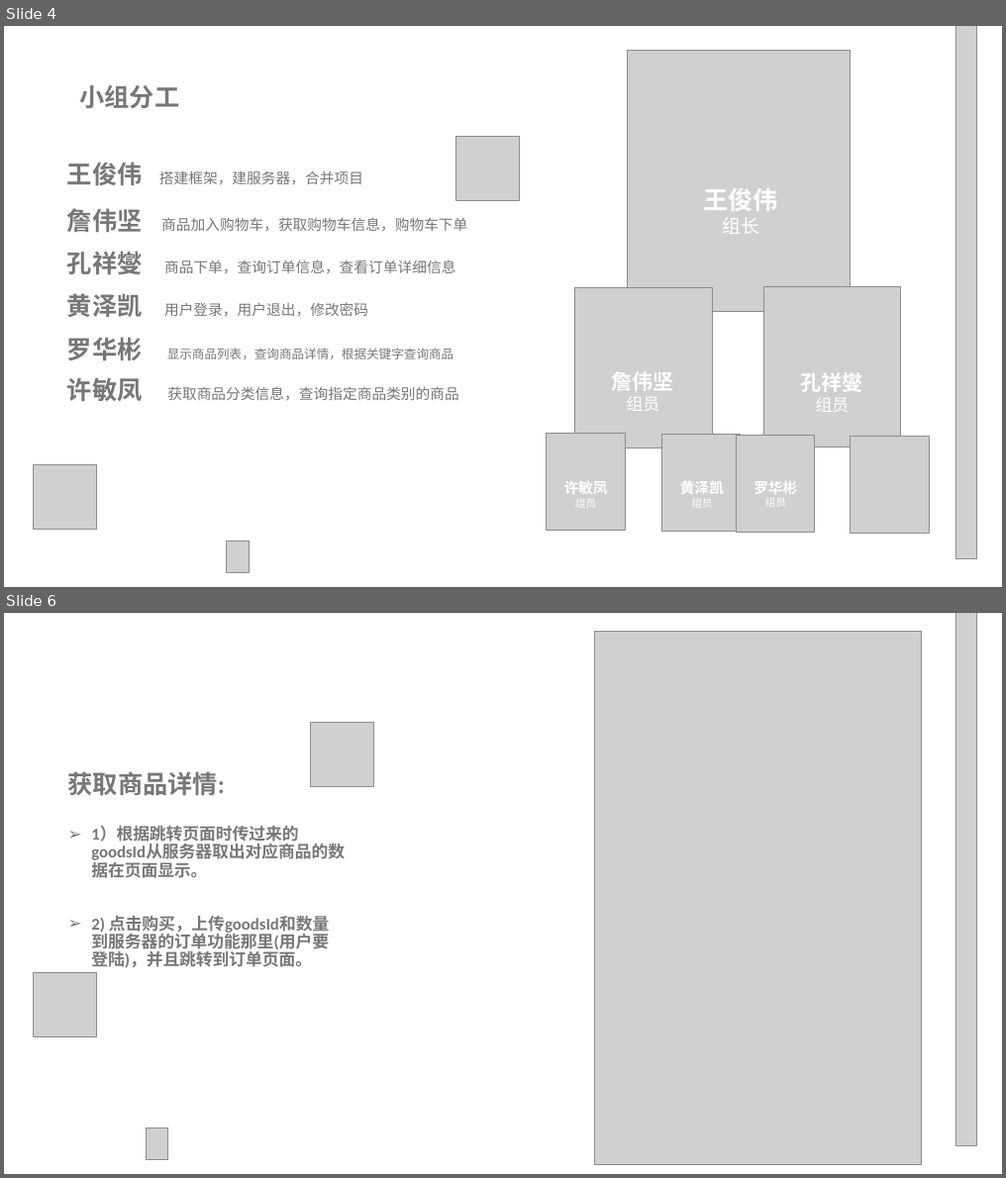
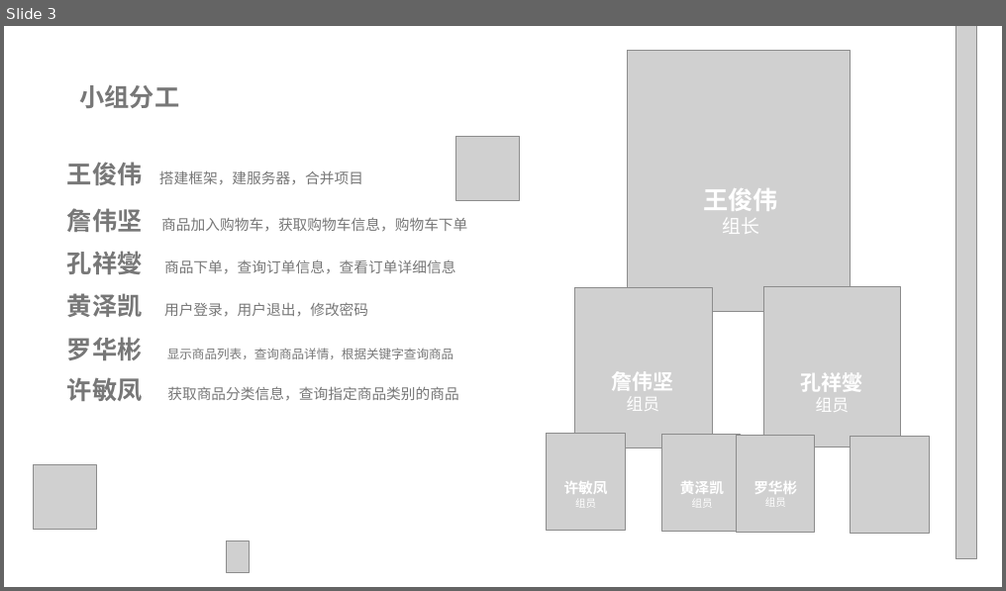
Before and after one commit to CC1AH/SummerTraining, a slide deck: 项目答辩总ppt.pptx. Shown one above the other, each under a label of ours: slides 4 and 6 before the commit, slide 3 after it; the slides between them are not shown. The pictures are 1006x1178 and 1006x591 pixels, drawn with LibreOffice and Linux fonts; fonts in the diff are those of the drawing; grey boxes stand for pictures; background and template pictures are left out. Boxes give left, top, right and bottom in pixels: in the first picture for what was removed or moved away, otherwise in the second. Text is boxed around its words. In the diff, an @@ line names an element or a change of style, - is before the commit and + after.

```diff
--- a/项目答辩总ppt.pptx
+++ b/项目答辩总ppt.pptx
@@ slide 6 removed at (4, 613, 1002, 1174), background picture (left out) @@
@@ picture removed at (595, 631, 922, 1164) @@
@@ picture removed at (955, 613, 976, 1147) @@
@@ picture removed at (311, 722, 374, 786) @@
@@ text removed at (68, 771, 329, 968) @@
-获取商品详情:
-➢ 1）根据跳转页面时传过来的goodsId从服务器取出对应商品的数据在页面显示。
-➢ 2) 点击购买，上传goodsId和数量到服务器的订单功能那里(用户要登陆)，并且跳转到订单页面。
@@ picture removed at (33, 973, 97, 1038) @@
@@ picture removed at (146, 1129, 168, 1160) @@
@@ what was slide 4 is now slide 3 @@
```
Also in this commit, not shown: 1 slide changed, 4 slides added, 18 other slides removed, 2 other files.
